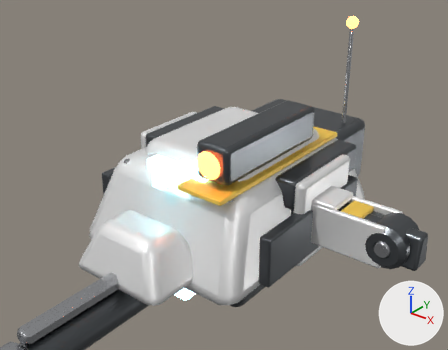
One commit to the glTF model public/assets/models/robots/rifle.glb: the scene before it, then after it.
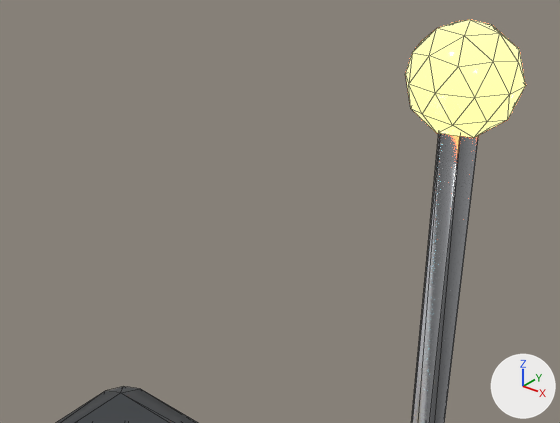
Old and new are each drawn whole from a 50 mm camera at (0.723, -0.94, 0.596) aimed at (-0.004, -0.031, 0.033) and again close up from a 50 mm camera at (0.178, 0.114, 0.362) aimed at (0.075, 0.242, 0.282). Every picture has the same lights, and +X, +Y and +Z are marked at lower right. The first two pictures are the older version. The close-ups show mesh edges as thin lines. Vertices at exactly the same position are counted once.

Script lines for the objects in view, before the commit:
```python
me_hull = bpy.data.meshes.new('Hull')
me_hull.from_pydata(...)  # 1242 vertices, 2384 faces; spans x -0.217..0.217, y -0.353..0.35, z -0.17..0.324
# faces by material slot: [432, 1468, 12, 284, 80, 108]
me_hull.materials.append(mat_teampaint)  # white #ededed
me_hull.materials.append(mat_gunmetal)  # dark grey #5d6165
me_hull.materials.append(mat_glow)  # cyan #aaf3ff, glowing cyan #a0f3ff
me_hull.materials.append(mat_steel)  # grey #b5b6ba
me_hull.materials.append(mat_optic)  # red #f36c50, glowing orange #ff763f
me_hull.materials.append(mat_hazard)  # yellow #f9ce50
ob_hull = bpy.data.objects.new('Hull', me_hull)
ob_hull.location = (0.0, 0.0, 0.0)
```
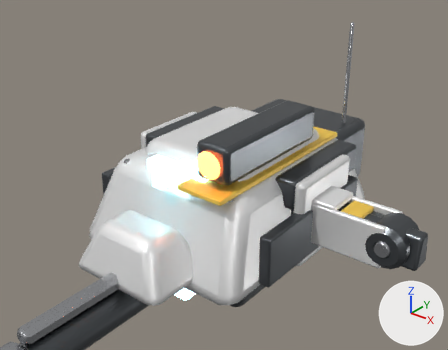
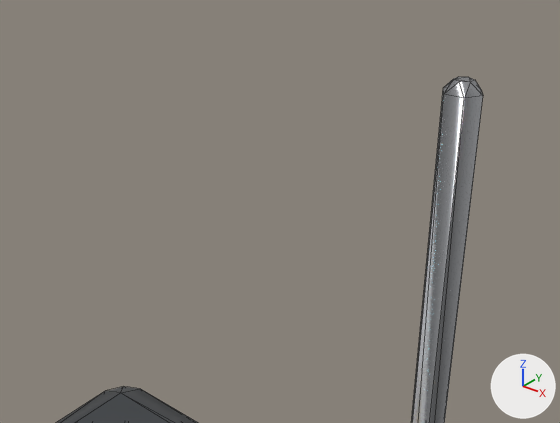
Changed parts and their boxes (x1, y1, x2, y2) in the close-ups (560 x 423 px):
'Hull', reshaped
    before: (56, 20, 526, 423)
    after: (56, 77, 483, 423)
part 1 of me_hull, deleted
    before: (405, 20, 526, 138)

Diff of the bpy script that builds the scene:
```diff
--- a/public/assets/models/robots/rifle.glb.py
+++ b/public/assets/models/robots/rifle.glb.py
@@ me_hull @@
 # used by ob_hull; location = (0.0, 0.0, 0.0)
-me_hull.from_pydata(...)  # 1242 vertices, 2384 faces; spans x -0.217..0.217, y -0.353..0.35, z -0.17..0.324
+me_hull.from_pydata(...)  # 1200 vertices, 2304 faces; spans x -0.217..0.217, y -0.353..0.35, z -0.17..0.31
+# me_hull part 1: the loose piece of 42 vertices spanning x 0.087..0.113, y 0.266..0.294, z 0.296..0.324 is deleted
 me_hull.materials.append(mat_teampaint)
@@ me_hull @@
 me_hull.materials.append(mat_steel)
-me_hull.materials.append(mat_optic)  # red #f36c50, glowing orange #ff763f
 me_hull.materials.append(mat_hazard)
```
